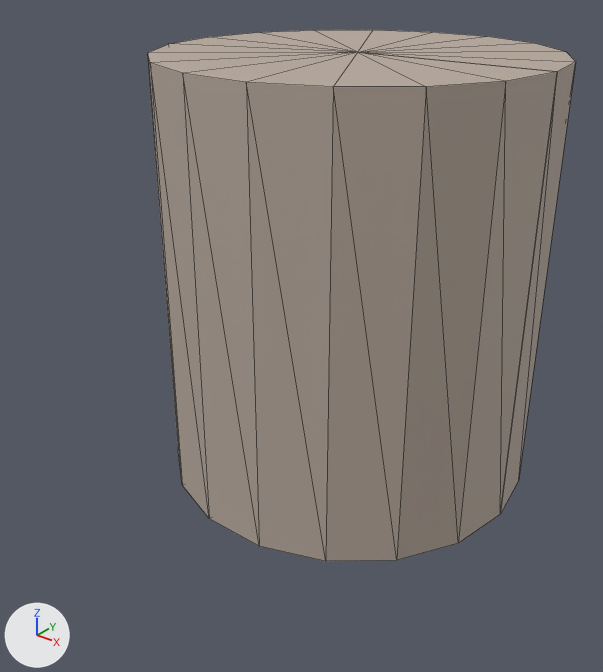
The glTF model storage/picture/mocan-79.glb: old version first, new version second.
Both versions are drawn from a 50 mm lens placed at (0.482, -0.688, 0.555), pointed at (-0.017, -0.065, 0.168). Lighting does not change. The marker at lower left points along +X, +Y and +Z. The first picture is the older version. Mesh edges are drawn as thin lines. Vertices at exactly the same position are counted once.

The older version as bpy lines, for what is in view:
```python
me_mesh_0 = bpy.data.meshes.new('Mesh_0')
me_mesh_0.from_pydata(...)  # 40 vertices, 72 faces; spans x -0.2..0.2, y -0.197..0.197, z 0.0..0.45
me_mesh_0.materials.append(mat_fabric)  # grey #b8aa9e
ob_furniture = bpy.data.objects.new('furniture', me_mesh_0)
ob_furniture.location = (0.0, 0.0, 0.0)
```
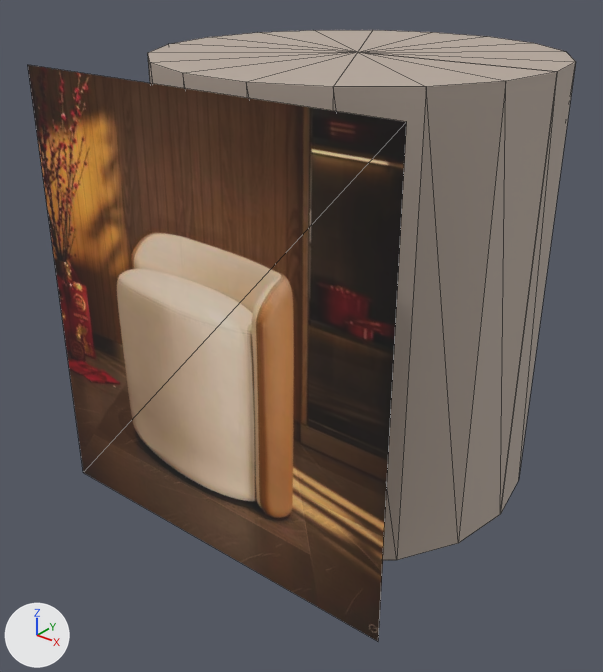
The change, as a list of edits to the scene's bpy script:
```text
Add img_image_0:
    img_image_0 = load_image('Image_0', '_unpacked/Image_0', 600, 600, 'sRGB')
Add mat_photo:
    mat_photo = principled_material('photo')
    mat_photo.texture = img_image_0
    mat_photo.roughness = 0.85
Change me_mesh_0:
    used by ob_furniture; location = (0.0, 0.0, 0.0)
    verts and faces of me_mesh_0; kept vertices keep their numbers, new ones are numbered from 40
    remove me_mesh_0.from_pydata(...)  # 40 vertices, 72 faces; spans x -0.2..0.2, y -0.197..0.197, z 0.0..0.45
    add me_mesh_0.from_pydata(...)  # 44 vertices, 74 faces; spans x -0.2..0.2, y -0.23..0.197, z 0.0..0.45
    me_mesh_0 part 1
    add verts[40] = (-0.2, -0.23, 0.004)  # pixel (83, 472)
    add verts[41] = (0.2, -0.23, 0.004)  # pixel (378, 641)
    add verts[42] = (0.2, -0.23, 0.446)  # pixel (406, 121)
    add verts[43] = (-0.2, -0.23, 0.446)  # pixel (27, 64)
    add faces += [(40, 41, 42), (40, 42, 43)]  # mat_photo (picture img_image_0)
    add me_mesh_0.materials.append(mat_photo)  # picture img_image_0
```

What differs and where, as boxes (x1, y1, x2, y2) in the pictures (603 x 672 px):
'furniture', reshaped (28% wider, 15% taller): before (148, 30, 576, 561); after (28, 30, 576, 641)
part 1 of me_mesh_0, added (brown): after (28, 65, 407, 641)
